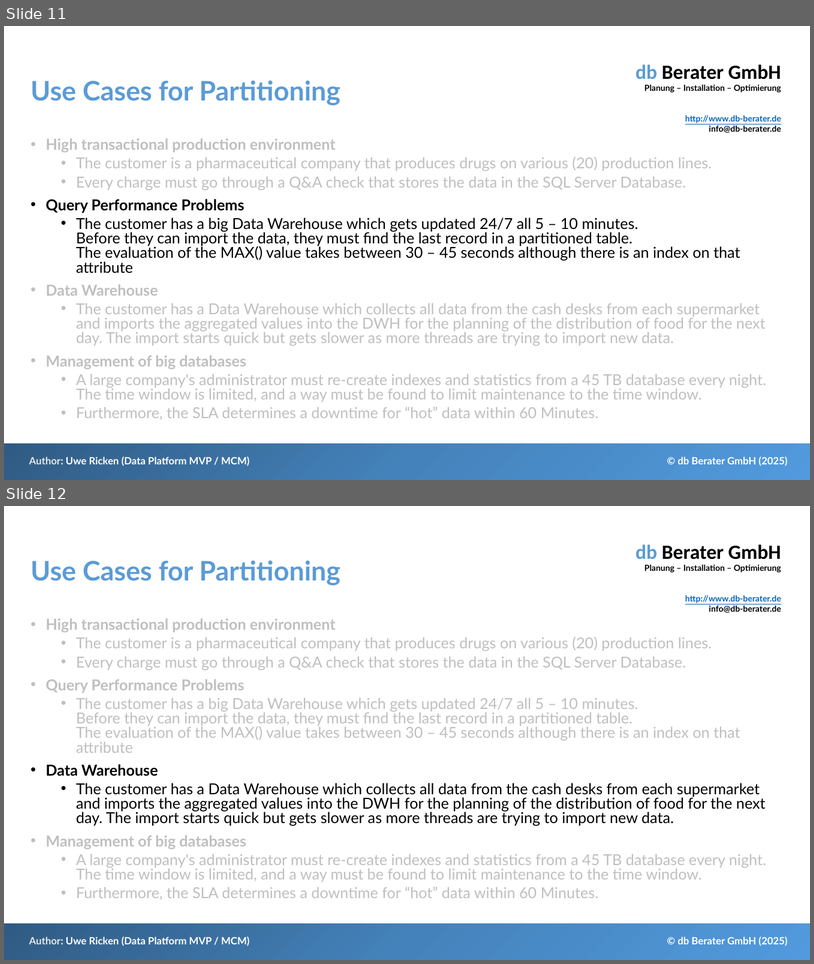
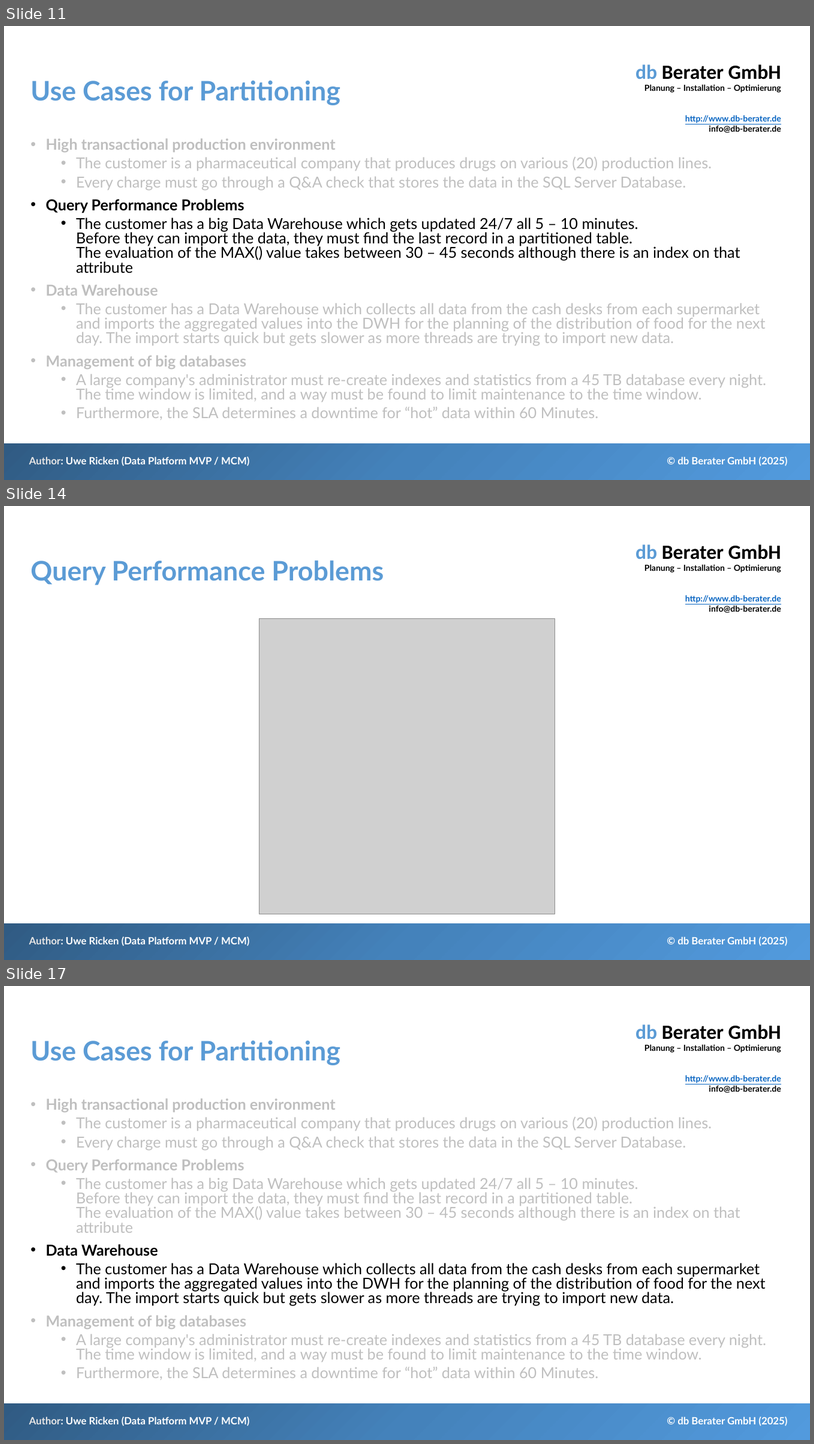
Before and after one commit to db-berater/SQL-Server-Partitioning-for-Data-Management, a slide deck: 01 - Documents and Preparation/SQL Server Partitioning - Speed up your workload.pptx. Shown one above the other, each under a label of ours: slides 11 and 12 before the commit, slides 11, 14 and 17 after it; the slides between them are not shown. The pictures are 814x964 and 814x1444 pixels, drawn with LibreOffice and Linux fonts; fonts in the diff are those of the drawing; grey boxes stand for pictures. Boxes give left, top, right and bottom in pixels: in the first picture for what was removed or moved away, otherwise in the second. Text is boxed around its words. In the diff, an @@ line names an element or a change of style, - is before the commit and + after.

```diff
--- a/01 - Documents and Preparation/SQL Server Partitioning - Speed up your workload.pptx
+++ b/01 - Documents and Preparation/SQL Server Partitioning - Speed up your workload.pptx
@@ slide 14 added at bbox=[4, 506, 810, 960], background #FFFFFF; not listed: 4 template elements that a slide beside it also shows @@
@@ title added at bbox=[30, 560, 384, 585], 32 pt, text #5B9BD5, bold @@
+Query Performance Problems
@@ picture added at bbox=[259, 619, 555, 914] @@
@@ what was slide 12 is now slide 17 @@
```
Also in this commit, not shown: 3 slides changed, 6 other slides added, 6 other files.
